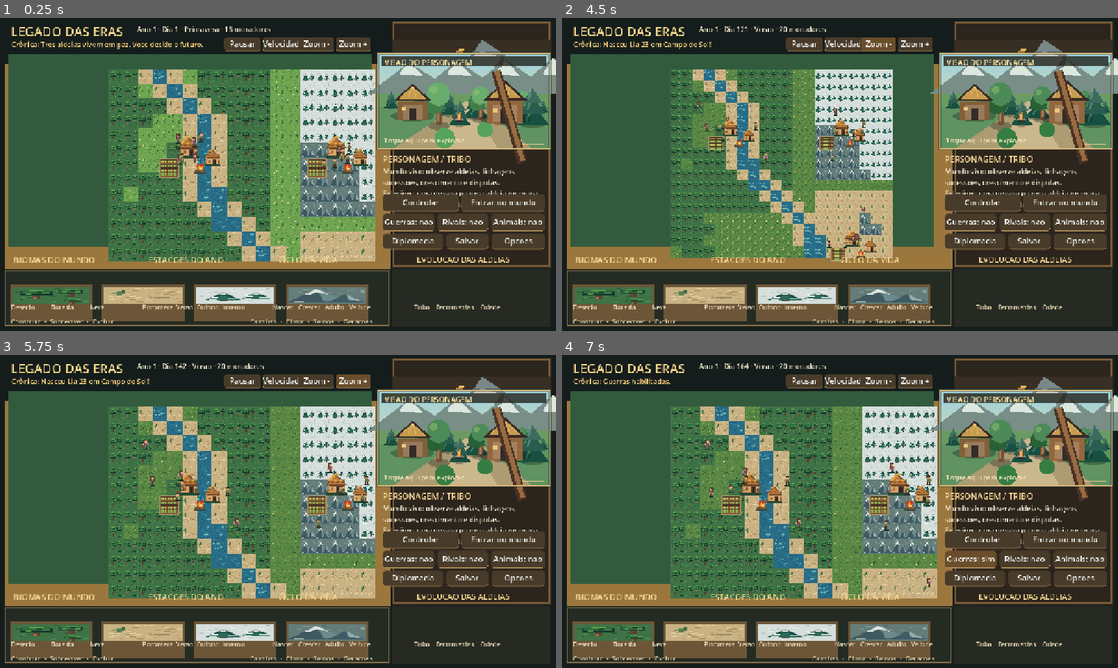
Above: before the commit, frames 1-4 (two rows, left to right).
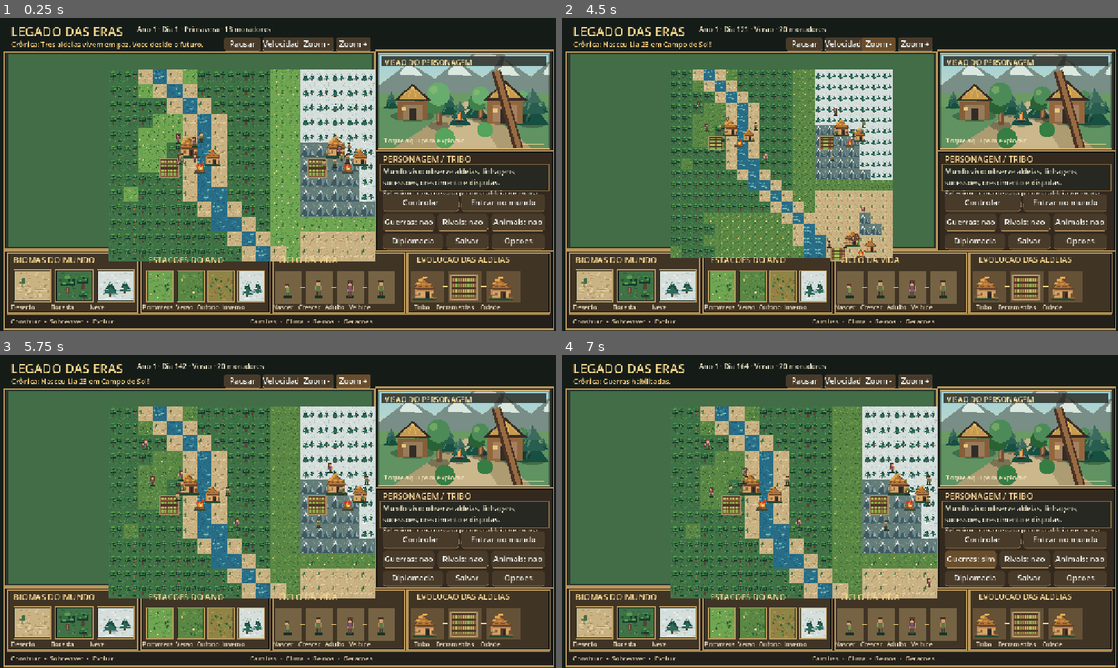
Above: after the commit, the same moments.

Repository: contateste123455667788994321-max/legados-das-eras
Game: Godot game, scene res://scenes/Main.tscn
The game is run twice, just before and just after one commit, with the same random seed, the same clock (stepped at 60 frames per second) and the same inputs.
Inputs:
- Up to frame 1 (0.25 s): no input
- Up to frame 2 (4.5 s): click "Pausar" at 0.5 s; click "Retomar" at 1.25 s; click "Velocidade 1x" at 2 s; click "Velocidade 2x" at 2.75 s; click "Velocidade 4x" at 3.5 s; click "Zoom -" at 4.25 s
- Up to frame 3 (5.75 s): click "Zoom +" at 5 s
- Up to frame 4 (7 s): click "Controlar" at 5.75 s; click "Guerras: nao" at 6.5 s

The runs differ from the first frame. In frame 1, 23% of the frame differs, in the area x 0-100%, y 1-100%; in frame 2, 24%; in frame 3, 23%; in frame 4, 23%.

Commit message:
ui: add faithful four-panel illustrated footer, framed village map and inset first-person scene

Diff:
--- a/scripts/main.gd
+++ b/scripts/main.gd
@@ -60,10 +60,17 @@
 	world_visual.position = -MAP_AREA.position
 	character_clip.add_child(world_visual)
 	character_clip.visible = false
+	var preview_clip := Control.new()
+	preview_clip.position = RIGHT_VIEW.position
+	preview_clip.size = RIGHT_VIEW.size
+	preview_clip.mouse_filter = Control.MOUSE_FILTER_IGNORE
+	preview_clip.clip_contents = true
+	add_child(preview_clip)
 	preview_visual = WorldVisual.new()
 	preview_visual.game = self
 	preview_visual.preview_mode = true
-	add_child(preview_visual)
+	preview_visual.position = -RIGHT_VIEW.position
+	preview_clip.add_child(preview_visual)
 	_build_ui()
 	if not world.towns.is_empty():
 		var first_town: Dictionary = world.towns[0]
@@ -272,16 +279,17 @@
 	draw_texture_rect(texture, Rect2(center - dimensions * 0.5, dimensions), false)
 
 func _draw() -> void:
-	draw_rect(Rect2(0, 0, 1280, 720), Color("#141d1c"), true)
-	# Quadro principal e moldura em tons de madeira, inspirados no estilo pixel art aprovado.
-	draw_rect(Rect2(9, 104, 889, 478), Color("#9b773e"), true)
-	draw_rect(MAP_AREA, Color("#325b3e"), true)
-	draw_rect(Rect2(901, 7, 369, 567), Color("#2c251d"), true)
-	draw_rect(Rect2(905, 10, 359, 560), Color("#765a37"), false, 4.0)
-	draw_rect(Rect2(904, 48, 362, 106), Color("#382f24"), true)
-	draw_rect(Rect2(900, 577, 368, 133), Color("#262a22"), true)
-	draw_rect(Rect2(9, 577, 889, 133), Color("#242b23"), true)
-	draw_rect(Rect2(12, 580, 883, 126), Color("#876d46"), false, 3.0)
+	draw_rect(Rect2(0, 0, 1280, 720), Color("#151c18"), true)
+	# Molduras de madeira e ouro inspiradas na referencia, sem esconder o mapa jogavel.
+	_draw_panel(Rect2(9, 77, 853, 454), Color("#29362d"))
+	_draw_panel(Rect2(865, 74, 408, 232), Color("#2e3027"))
+	_draw_panel(Rect2(865, 305, 408, 231), Color("#33291e"))
+	_draw_panel(Rect2(9, 534, 1264, 181), Color("#231f1a"))
+	for rect in [Rect2(17, 539, 300, 139), Rect2(324, 539, 297, 139), Rect2(628, 539, 302, 139), Rect2(937, 539, 328, 139)]:
+		_draw_panel(rect, Color("#403425"))
+	draw_rect(MAP_AREA, Color("#426d47"), true)
+	draw_rect(Rect2(874, 336, 390, 61), Color("#262821"), true)
+	draw_rect(Rect2(874, 336, 390, 61), Color("#846b43"), false, 1.5)
 	var scale_size := TILE_SIZE * zoom
 	for y in range(world.tiles.size()):
 		var row: Array = world.tiles[y]
@@ -337,23 +345,42 @@
 			draw_arc(center, 15.0 * zoom, 0, TAU, 20, Color("#ffe890"), 2.0)
 		if int(b["id"]) == controlled_id:
 			draw_arc(center, 19.0 * zoom, 0, TAU, 20, Color("#6cffda"), 3.0)
-	# Quatro miniaturas de biomas geradas a partir da mesma arte do mundo.
-	var biome_keys := ["forest", "sand", "snow", "mountain"]
-	for i in range(biome_keys.size()):
-		var x := 22 + i * 212
-		draw_rect(Rect2(x, 613, 190, 85), Color("#6d5638"), true)
-		var key: String = biome_keys[i]
-		if tile_textures.has(key):
-			draw_texture_rect(tile_textures[key] as Texture2D, Rect2(x + 5, 618, 180, 38), false)
-	# Retrato do personagem ou aldeia selecionados, usando sprites reais.
-	var portrait_key := "hut"
-	if selected_beast_id > 0:
-		portrait_key = "bear" if str(world.get_beast(selected_beast_id).get("species", "")) == "Urso" else "wolf"
-	elif selected_person_id > 0:
-		var person: Dictionary = world.get_person(selected_person_id)
-		if not person.is_empty():
-			portrait_key = "child" if float(person["age"]) < 16.0 else ("person_m" if int(person["gender"]) == 0 else "person_f")
-	_draw_sprite(portrait_key, Vector2(1063, 100), Vector2(86, 86))
+	# Miniaturas com arte do proprio mundo, estacoes, geracoes e eras.
+	var biomes := ["sand", "forest", "snow"]
+	for i in range(biomes.size()):
+		_draw_tile_card(biomes[i], Rect2(31 + i * 96, 579, 86, 73))
+	var seasons := ["grass_spring", "grass", "grass_autumn", "snow"]
+	for i in range(seasons.size()):
+		_draw_tile_card(seasons[i], Rect2(337 + i * 70, 580, 62, 73))
+	var ages := ["child", "person_m", "person_f", "person_m"]
+	for i in range(ages.size()):
+		var p := Vector2(661 + i * 72, 619)
+		draw_rect(Rect2(p - Vector2(29, 37), Vector2(61, 75)), Color("#756344"), true)
+		_draw_sprite(ages[i], p, Vector2(43, 56))
+		if i < 3:
+			draw_line(p + Vector2(30, 0), p + Vector2(40, 0), Color("#f4d588"), 2.0)
+	var upgrades := ["hut", "farm", "hut"]
+	for i in range(upgrades.size()):
+		var p := Vector2(979 + i * 88, 617)
+		draw_rect(Rect2(p - Vector2(35, 36), Vector2(77, 73)), Color("#655136"), true)
+		_draw_sprite(upgrades[i], p, Vector2(72, 67))
+		if i < 2:
+			draw_line(p + Vector2(39, 0), p + Vector2(51, 0), Color("#f4d588"), 2.0)
+	draw_line(Vector2(15, 680), Vector2(1265, 680), Color("#9c824b"), 2.0)
+
+func _draw_panel(rect: Rect2, fill: Color) -> void:
+	draw_rect(rect, Color("#12130f"), true)
+	draw_rect(rect.grow(-3), fill, true)
+	draw_rect(rect, Color("#b9965a"), false, 3.0)
+	draw_line(rect.position + Vector2(7, 7), Vector2(rect.end.x - 7, rect.position.y + 7), Color("#e2bb75", 0.56), 1.0)
+
+func _draw_tile_card(key: String, rect: Rect2) -> void:
+	draw_rect(rect, Color("#171d17"), true)
+	if tile_textures.has(key):
+		draw_texture_rect(tile_textures[key] as Texture2D, rect.grow(-3), false)
+	else:
+		draw_rect(rect.grow(-3), Color("#4a7756"), true)
+	draw_rect(rect, Color("#b99a61"), false, 2.0)
 
 func _world_to_screen(world_pos: Vector2) -> Vector2:
 	return MAP_ORIGIN + map_offset + world_pos * TILE_SIZE * zoom
